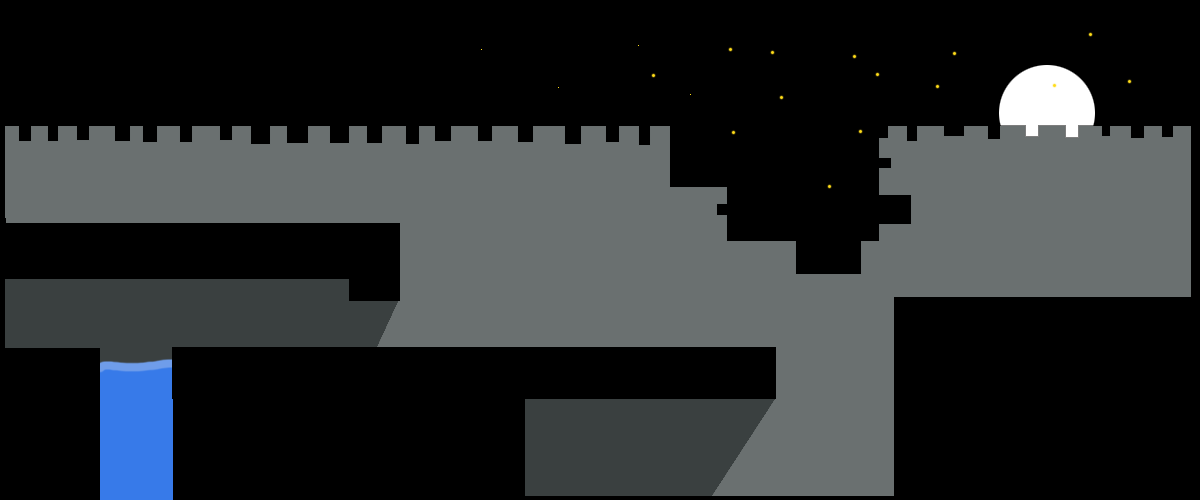
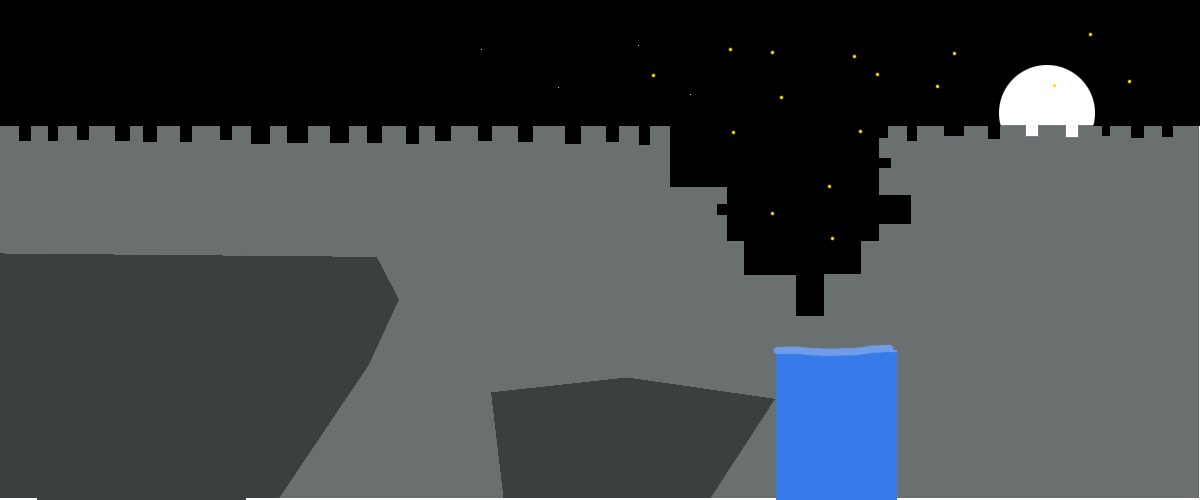
Layers edited between the first and the second 1200x500 image:
hid "section", painted on it over (x1=0, y1=126, x2=1200, y2=500)
painted on "Layer 1" over (x1=37, y1=211, x2=897, y2=500)
